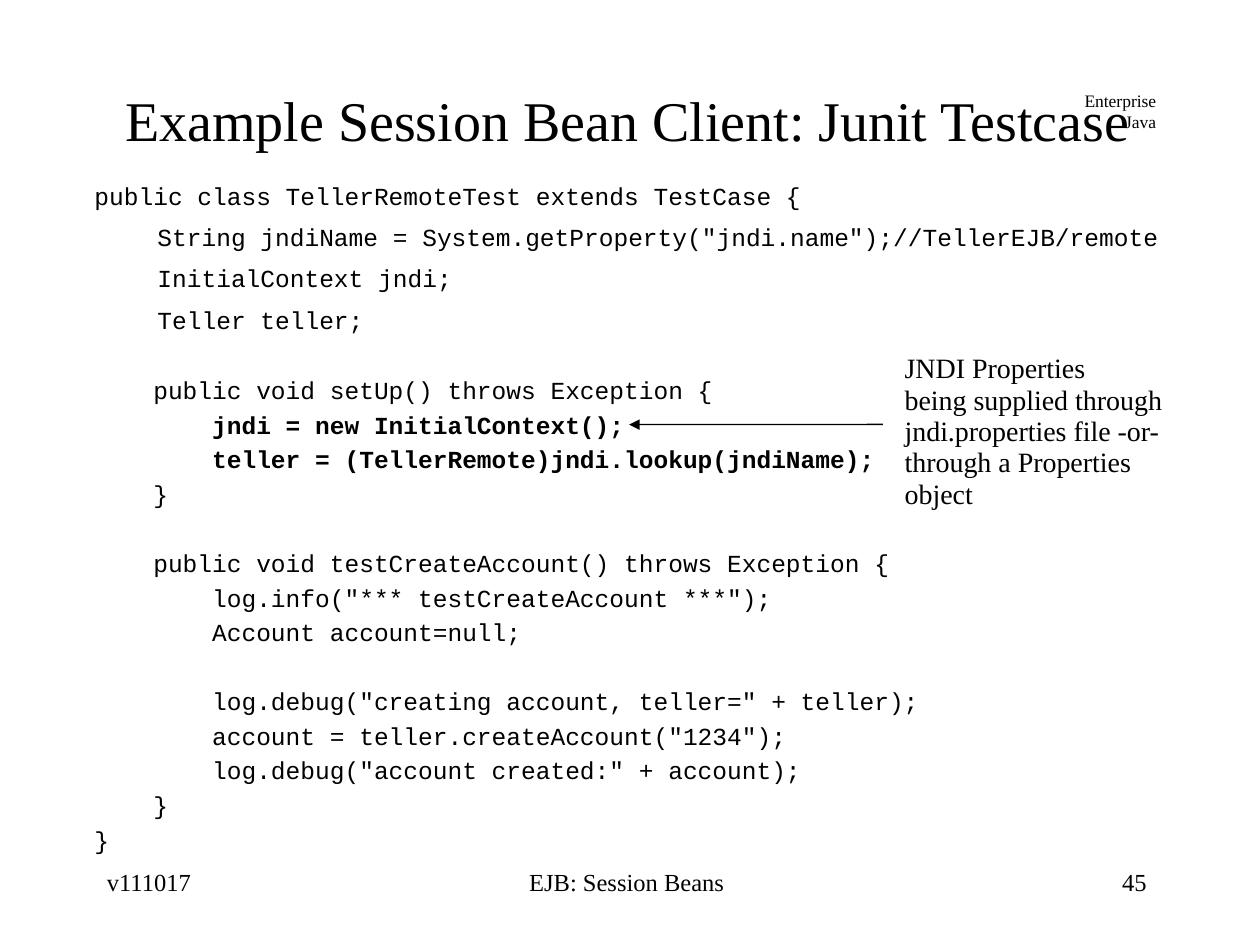
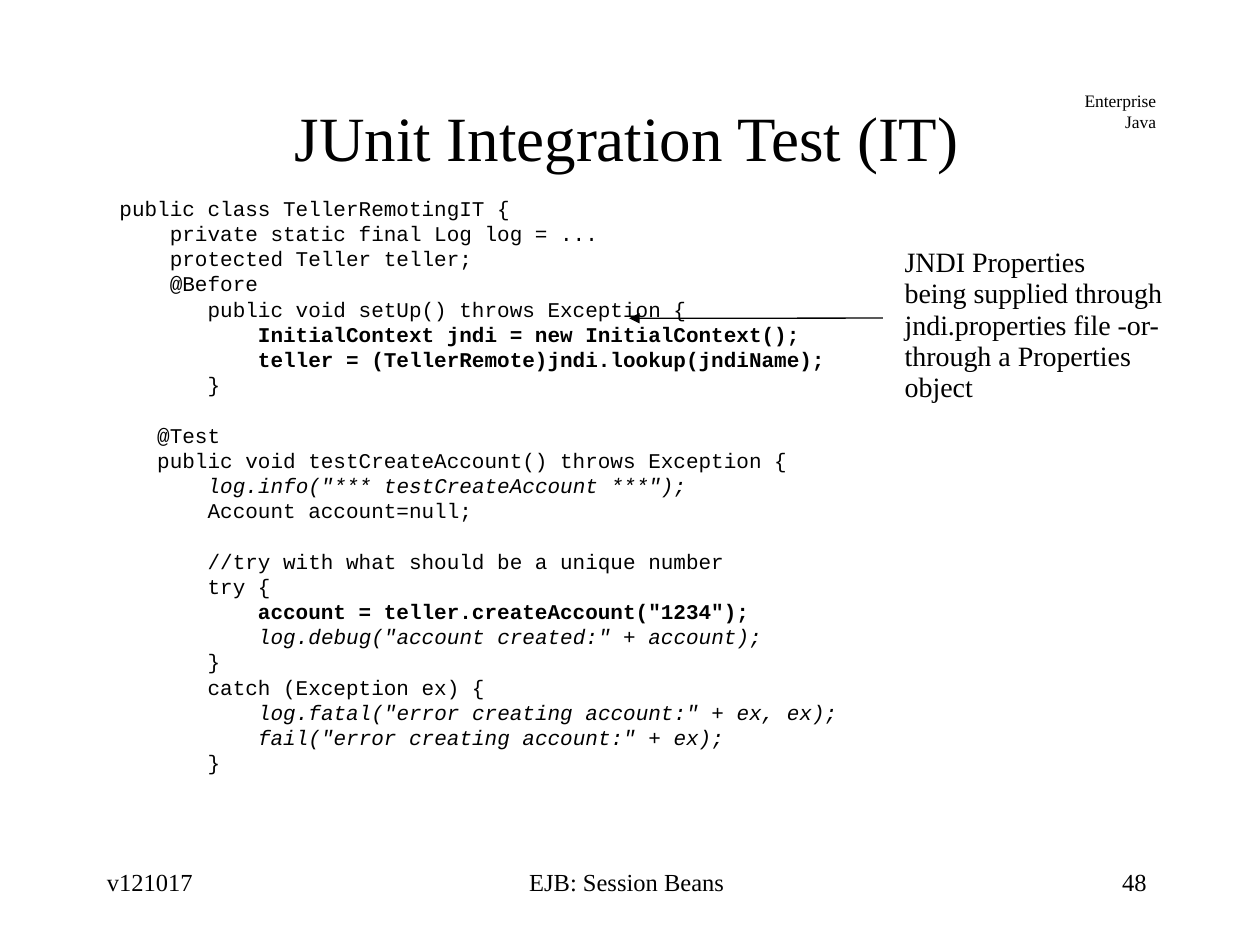
Before and after one commit to jcstaff/ejava-javaee, a slide deck: slide 48 of ejbsessionBank/src/site/resources/lectures/ejbSession.ppt (slide 45 before the commit). Drawn at 1260x945 pixels with LibreOffice and Linux fonts; fonts in the diff are those of the drawing. Boxes give left, top, right and bottom in pixels: in the first picture for what was removed or moved away, otherwise in the second. Text is boxed around its words. In the diff, an @@ line names an element or a change of style, - is before the commit and + after.

```diff
--- a/ejbsessionBank/src/site/resources/lectures/ejbSession.ppt
+++ b/ejbsessionBank/src/site/resources/lectures/ejbSession.ppt
@@ title at box(295, 117, 958, 173): text changed; size 32 to 36 pt @@
-Example Session Bean Client: Junit Testcase
+JUnit Integration Test (IT)
@@ text at box(119, 201, 523, 294): text changed; size 14 to 12 pt @@
-public class TellerRemoteTest extends TestCase {
-  String jndiName = System.getProperty("jndi.name");//TellerEJB/remote
-  InitialContext jndi;
-  Teller teller;
+public class TellerRemotingIT {
+private static final Log log = ...
+protected Teller teller;
+@Before
@@ text "JNDI Properties": place and size @@
-text "JNDI Properties" at box(905, 359, 1162, 509)
+text "JNDI Properties" at box(905, 253, 1162, 403)
@@ text at box(157, 302, 824, 649): size 14 to 12 pt in "public void setUp() throws Exception {", "teller = (TellerRemote)jndi.lookup(jndiName);", "}", "public void testCreateAccount() throws Exception {" and 6 more places; italic on in "log.info("*** testCreateAccount ***");", "log.debug("account created:" + account);"; bold on in "account = teller.createAccount("1234");"; indent changed; line spacing 0.7 to 1; less space between paragraphs @@
@@ text at box(258, 327, 799, 347): text changed; size 14 to 12 pt @@
-jndi = new InitialContext();
+InitialContext jndi = new InitialContext();
@@ arrow moved from (883, 425) - (629, 425) to (883, 318) - (629, 319) @@
@@ text at box(157, 428, 220, 446): paragraph added @@
+@Test
@@ text at box(208, 554, 724, 599): text changed; size 14 to 12 pt @@
-log.debug("creating account, teller=" + teller);
+//try with what should be a unique number
+try {
@@ text at box(208, 680, 837, 750): paragraphs added @@
+catch (Exception ex) {
+log.fatal("error creating account:" + ex, ex);
+fail("error creating account:" + ex);
@@ text at box(107, 874, 193, 892): text changed @@
-v111017
+v121017
@@ page number at box(1122, 874, 1147, 892): text changed @@
-45
+48
```
Also in this commit, not shown: 56 other slides changed, 17 slides added, 20 slides removed, 3 other files.
